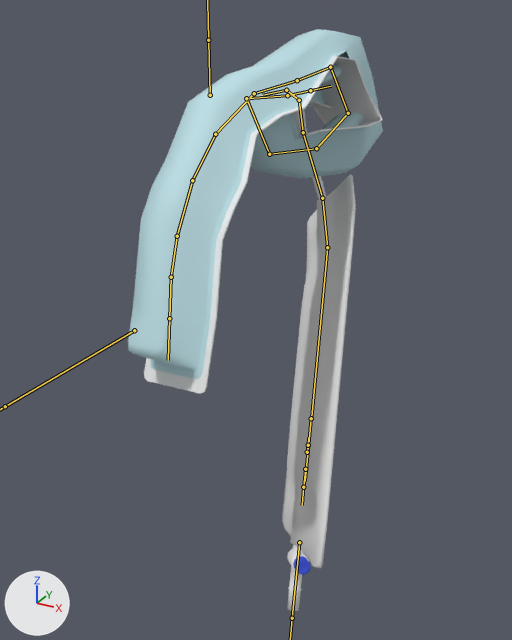
Renders of the FBX model care-up/Assets/_Models/catheter_SupertubularForSQ2.fbx from each side of a commit.
Before and after are seen from a camera (50 mm lens) standing at (0.269, -0.541, 0.061) and looking at (0.027, -0.1, -0.16). The axes (+X, +Y, +Z) are drawn at lower left. The lights are the same throughout. Both versions are drawn at frame 973 of the action 'catArm_|catheter_Supertubular_SQ2_L_Lib.002'; the numbers are the values there. The bones that bend it are drawn over the model as lines.

The first picture shows 'catCover_', 'catOuter_', 'catheter_bag_'.
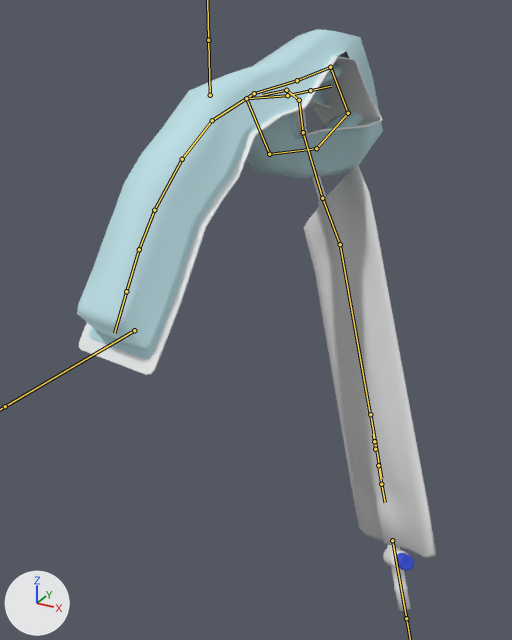
Where the change shows, as pixel boxes [x1, y1, x2, y2] in the pictures (512 x 640 px):
'catOuter_', posed (20% wider): before [128, 29, 383, 379]; after [77, 29, 383, 359]
'catheter_bag_', posed (85% wider): before [282, 109, 356, 611]; after [298, 109, 436, 611]
'catCover_', posed (27% wider): before [144, 56, 383, 394]; after [79, 56, 383, 375]
bone 'b.006', root to tip: before (254, 93) to (215, 134); after (254, 93) to (212, 120)
bone 'b_tube2', root to tip: before (322, 198) to (327, 247); after (322, 198) to (340, 244)

What changed in the scene script:
```text
Change bone_b_006:
    where bone_b_006 = bpy.data.objects['catArm_'].pose.bones['b.006']  # child of 'b.005'
    bone_b_006.rotation_quaternion: (0.976, 0.003, 0.032, 0.214) -> (0.991, 0.044, -0.086, 0.095)  # degrees (1, 3, 25) -> degrees (4, -10, 11)
Change bone_b_tube2:
    where bone_b_tube2 = bpy.data.objects['catArm_'].pose.bones['b_tube2']  # child of 'b_tube1'
    bone_b_tube2.rotation_quaternion: (0.995, -0.098, 0.0, 0.0) -> (0.998, 0.025, -0.04, -0.034)  # degrees (-11, 0, 0) -> degrees (3, -4, -4)
```
